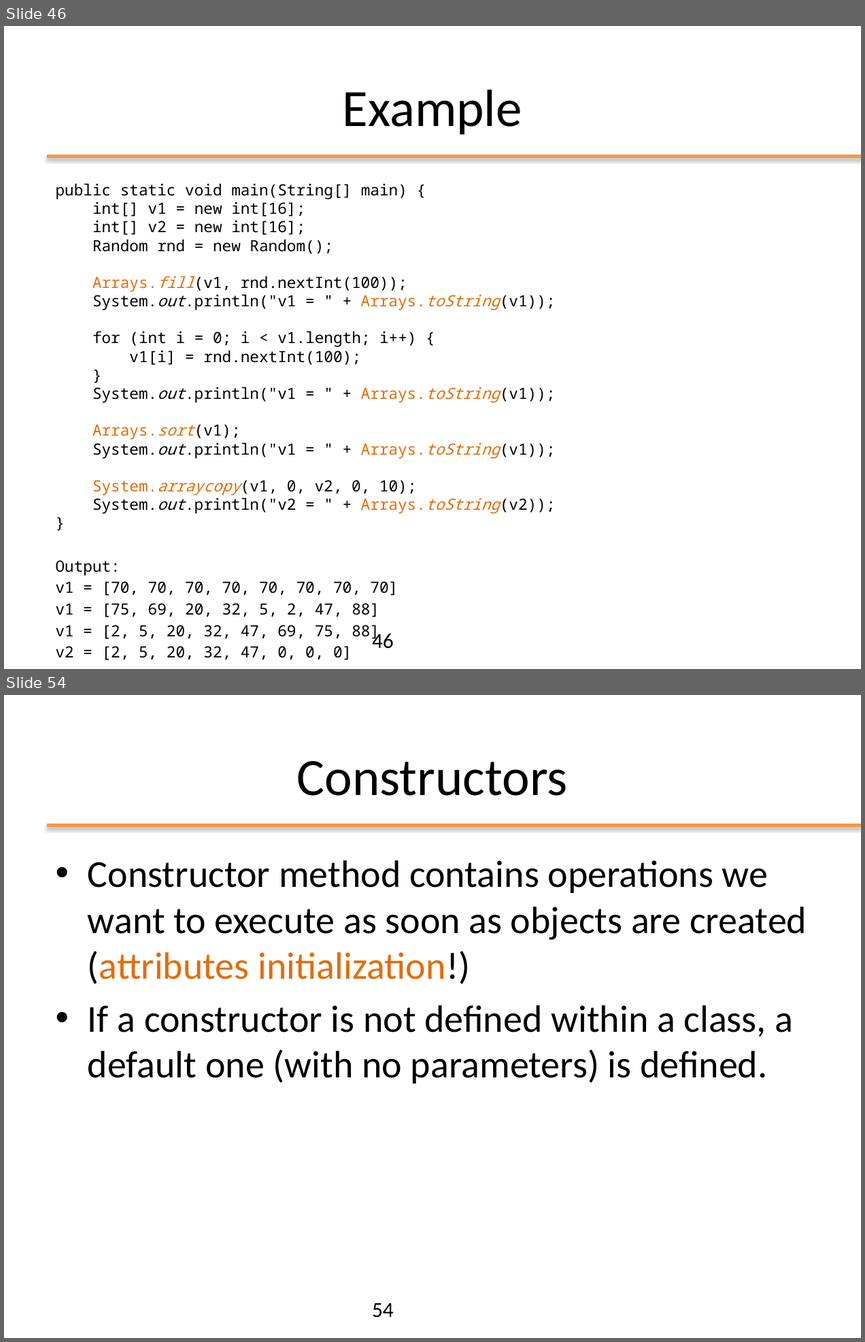
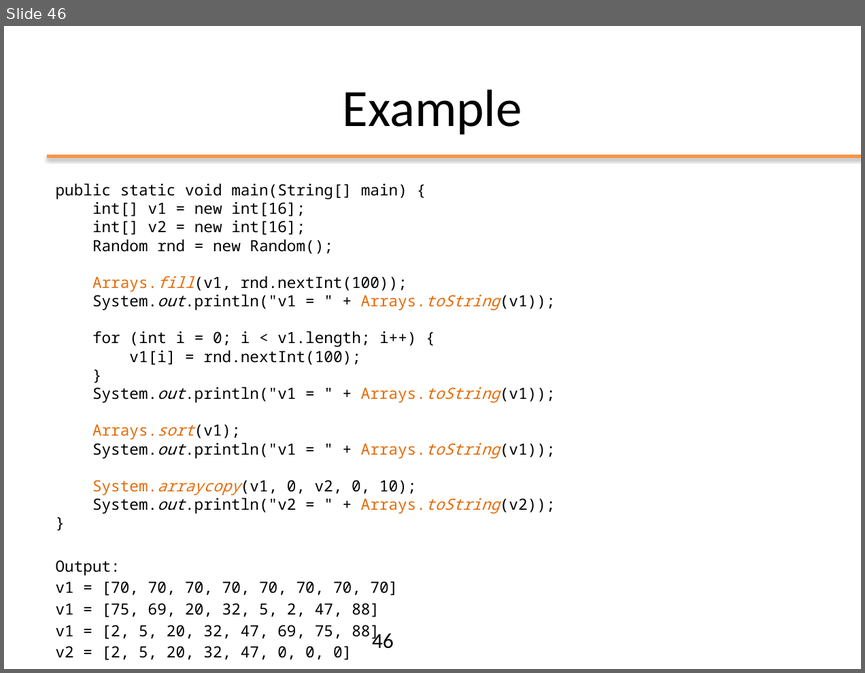
Before and after one commit to nbicocchi/ooprogramming, a slide deck: java/slides/ppt/02 - Java Basics.pptx. Shown one above the other, each under a label of ours: slides 46 and 54 before the commit, slide 46 after it; the slides between them are not shown. The pictures are 865x1342 and 865x673 pixels, drawn with LibreOffice and Linux fonts; fonts in the diff are those of the drawing; background and template pictures are left out. Boxes give left, top, right and bottom in pixels: in the first picture for what was removed or moved away, otherwise in the second. Text is boxed around its words. In the diff, an @@ line names an element or a change of style, - is before the commit and + after.

```diff
--- a/java/slides/ppt/02 - Java Basics.pptx
+++ b/java/slides/ppt/02 - Java Basics.pptx
@@ slide 54 removed at (x1=4, y1=695, x2=861, y2=1338), background #FFFFFF; not listed: 1 template element that a slide beside it also shows @@
@@ title removed at (x1=297, y1=761, x2=568, y2=796) @@
-Constructors
@@ text removed at (x1=88, y1=860, x2=806, y2=1083) @@
-• Constructor method contains operations we want to execute as soon as objects are created (attributes initialization!)
-• If a constructor is not defined within a class, a default one (with no parameters) is defined.
@@ page number removed at (x1=372, y1=1302, x2=394, y2=1317) @@
-54
```
Also in this commit, not shown: 38 other slides removed, 3 other files.
